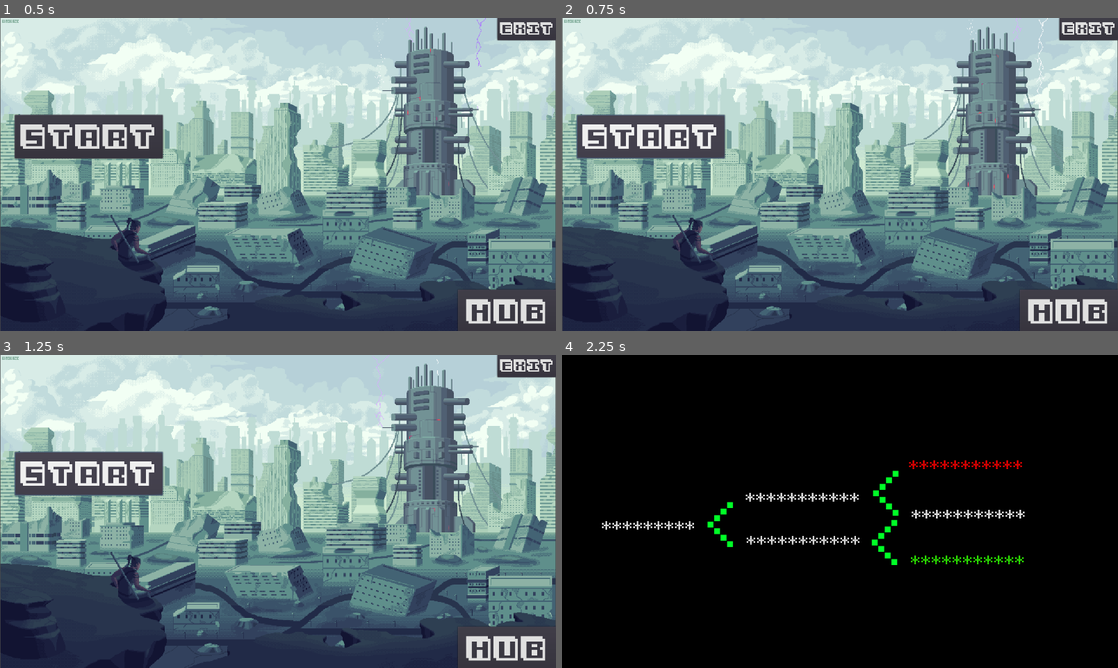
Above: before the commit, frames 1-4 (two rows, left to right).
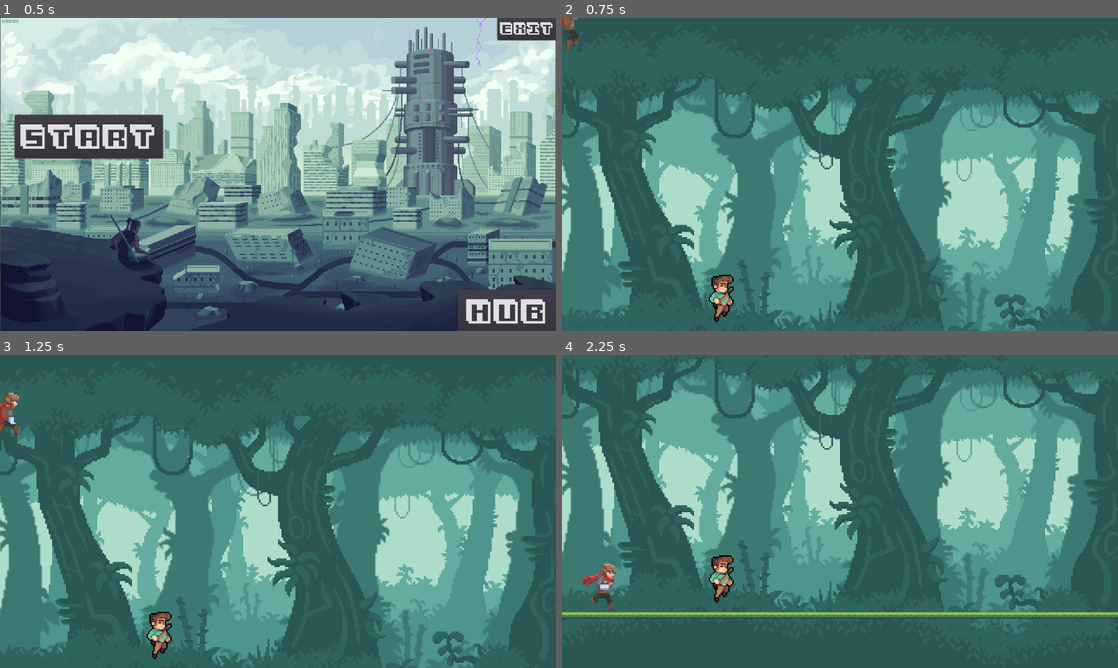
Above: after the commit, the same moments.

Repository: c-louis/TimeSettlers
Game: Godot game, scene res://MainMenu.tscn
The game is run twice, just before and just after one commit, with the same random seed, the same clock (stepped at 60 frames per second) and the same inputs.
Inputs (mouse positions are in pixels of both pictures, inside the frame that each line leads up to):
- Up to frame 1 (0.5 s): no input
- Up to frame 2 (0.75 s): click "Start" at 0.5 s
- Up to frame 3 (1.25 s): no input
- Up to frame 4 (2.25 s): click (650, 473) at 1.25 s, where only the run before the commit has a clickable "Start"; tap Enter at 2 s; hold Right (mov_right) from 2.03 s (still down); tap Space (talk) at 2.1 s

Frame 1 is identical in both runs. In frame 2, 93% of the frame differs, in the area x 0-100%, y 0-100%; in frame 3, 93%; in frame 4, 100%.

Commit message:
[~] Prepare to push

Diff:
--- a/Button_Controll.gd
+++ b/Button_Controll.gd
@@ -16,7 +16,7 @@
 	get_tree().change_scene("res://hub.tscn")
 
 func _on_Start_pressed():
-	pass # Replace with function body.
+	get_tree().change_scene("res://jurassic.tscn")
 
 func _on_exit_pressed():
 	get_tree().quit()
--- a/jurassic.tscn
+++ b/jurassic.tscn
@@ -180,16 +180,14 @@
 "values": [ 8, 9, 10, 11, 12, 13 ]
 }
 
-[sub_resource type="RectangleShape2D" id=8]
+[sub_resource type="RectangleShape2D" id=6]
 extents = Vector2( 29.6228, 63.6602 )
 
 [node name="main" type="Node2D"]
 
 [node name="ParallaxBackground" type="ParallaxBackground" parent="."]
-editor/display_folded = true
 
 [node name="ParallaxLayer1" type="ParallaxLayer" parent="ParallaxBackground"]
-editor/display_folded = true
 light_mask = 131073
 motion_scale = Vector2( 0.1, 1 )
 motion_mirroring = Vector2( 1535.63, 0 )
@@ -200,7 +198,6 @@
 centered = false
 
 [node name="ParallaxLayer2" type="ParallaxLayer" parent="ParallaxBackground"]
-editor/display_folded = true
 light_mask = 131073
 motion_scale = Vector2( 0.3, 1 )
 motion_mirroring = Vector2( 1535.63, 0 )
@@ -221,7 +218,6 @@
 centered = false
 
 [node name="ParallaxLayer4" type="ParallaxLayer" parent="ParallaxBackground"]
-editor/display_folded = true
 light_mask = 131073
 motion_scale = Vector2( 0.7, 1 )
 motion_mirroring = Vector2( 1535.63, 0 )
@@ -242,14 +238,13 @@
 centered = false
 
 [node name="TileMap" type="TileMap" parent="."]
-tile_set = SubResource( 2 )
+tile_set = SubResource( 8 )
 cell_size = Vector2( 32, 32 )
 collision_use_kinematic = true
 format = 1
 tile_data = PoolIntArray( 1441792, 2, 0, 1441793, 2, 0, 1441794, 2, 0, 1441795, 2, 0, 1441796, 2, 0, 1441797, 2, 0, 144 …(1797 unchanged characters)…
 
 [node name="NPC" type="Node2D" parent="."]
-editor/display_folded = true
 position = Vector2( 366.277, 645.251 )
 
 [node name="text_box" type="Sprite" parent="NPC"]
@@ -288,10 +283,9 @@
 
 [node name="CollisionShape2D" type="CollisionShape2D" parent="NPC/Area2D"]
 scale = Vector2( 6.46, 1 )
-shape = SubResource( 3 )
+shape = SubResource( 9 )
 
 [node name="Player2D" type="KinematicBody2D" parent="."]
-editor/display_folded = true
 script = ExtResource( 11 )
 
 [node name="Camera" type="Camera2D" parent="Player2D"]
@@ -317,10 +311,9 @@
 [node name="Hitbox" type="CollisionShape2D" parent="Player2D"]
 visible = false
 position = Vector2( 0, 8 )
-shape = SubResource( 8 )
+shape = SubResource( 6 )
 
 [node name="GUI" type="CanvasLayer" parent="."]
-editor/display_folded = true
 
 [node name="Sprite" type="Sprite" parent="GUI"]
 visible = false
@@ -338,7 +331,4 @@
 custom_colors/default_color = Color( 0, 0, 0, 1 )
 meta_underlined = false
 scroll_active = false
-__meta__ = {
-"_edit_group_": true
-}
 [connection signal="body_entered" from="NPC/Area2D" to="NPC/Area2D" method="_on_Area2D_body_entered"]
--- a/project.godot
+++ b/project.godot
@@ -55,7 +55,6 @@
 
 2d/cell_size=16
 2d/default_gravity=100
-
 window/size/resizable=false
 
 [rendering]
--- a/starting.tscn
+++ b/starting.tscn
@@ -6,6 +6,77 @@
 [ext_resource path="res://assets/destroy_city/png/1/layers/l6_main_houses.png" type="Texture" id=4]
 [ext_resource path="res://assets/destroy_city/png/1/layers/l4_ruin.png" type="Texture" id=5]
 [ext_resource path="res://assets/destroy_city/png/1/layers/l5_ground.png" type="Texture" id=6]
+[ext_resource path="res://script/player.gd" type="Script" id=7]
+[ext_resource path="res://player/adventurer-Sheet.png" type="Texture" id=8]
+
+[sub_resource type="RectangleShape2D" id=1]
+extents = Vector2( 1280, 50 )
+
+[sub_resource type="Animation" id=2]
+length = 10000.0
+step = 0.01
+tracks/0/type = "value"
+tracks/0/path = NodePath("Player:frame")
+tracks/0/interp = 1
+tracks/0/loop_wrap = true
+tracks/0/imported = false
+tracks/0/enabled = true
+tracks/0/keys = {
+"times": PoolRealArray( 0, 0.1, 0.2, 0.3, 0.4, 0.5 ),
+"transitions": PoolRealArray( 1, 1, 1, 1, 1, 1 ),
+"update": 1,
+"values": [ 32, 33, 34, 35, 36, 37 ]
+}
+
+[sub_resource type="Animation" id=3]
+loop = true
+step = 0.01
+tracks/0/type = "value"
+tracks/0/path = NodePath("Player:frame")
+tracks/0/interp = 1
+tracks/0/loop_wrap = true
+tracks/0/imported = false
+tracks/0/enabled = true
+tracks/0/keys = {
+"times": PoolRealArray( 0, 0.25, 0.5, 0.75 ),
+"transitions": PoolRealArray( 1, 1, 1, 1 ),
+"update": 1,
+"values": [ 0, 1, 2, 3 ]
+}
+
+[sub_resource type="Animation" id=4]
+length = 0.9
+step = 0.01
+tracks/0/type = "value"
+tracks/0/path = NodePath("Player:frame")
+tracks/0/interp = 1
+tracks/0/loop_wrap = true
+tracks/0/imported = false
+tracks/0/enabled = true
+tracks/0/keys = {
+"times": PoolRealArray( 0, 0.05, 0.1, 0.15, 0.2, 0.25, 0.31, 0.38, 0.45 ),
+"transitions": PoolRealArray( 1, 1, 1, 1, 1, 1, 1, 1, 1 ),
+"update": 1,
+"values": [ 14, 15, 16, 17, 18, 19, 20, 21, 17 ]
+}
+
+[sub_resource type="Animation" id=5]
+length = 0.6
+tracks/0/type = "value"
+tracks/0/path = NodePath("Player:frame")
+tracks/0/interp = 1
+tracks/0/loop_wrap = true
+tracks/0/imported = false
+tracks/0/enabled = true
+tracks/0/keys = {
+"times": PoolRealArray( 0, 0.1, 0.2, 0.3, 0.4, 0.5 ),
+"transitions": PoolRealArray( 1, 1, 1, 1, 1, 1 ),
+"update": 1,
+"values": [ 8, 9, 10, 11, 12, 13 ]
+}
+
+[sub_resource type="RectangleShape2D" id=6]
+extents = Vector2( 29.6228, 63.6602 )
 
 [node name="destroy_city" type="Node2D"]
 
@@ -14,43 +85,77 @@
 transform = Transform2D( 0.8, 0, 0, 0.8, 0, 0 )
 
 [node name="ParallaxLayer" type="ParallaxLayer" parent="Background"]
-motion_mirroring = Vector2( 1536, 0 )
+motion_mirroring = Vector2( 1920, 0 )
 
 [node name="Sprite" type="Sprite" parent="Background/ParallaxLayer"]
 position = Vector2( 960, 540 )
 texture = ExtResource( 1 )
 
 [node name="ParallaxLayer2" type="ParallaxLayer" parent="Background"]
-motion_mirroring = Vector2( 1536, 0 )
+motion_mirroring = Vector2( 1920, 0 )
 
 [node name="Sprite" type="Sprite" parent="Background/ParallaxLayer2"]
 position = Vector2( 960, 540 )
 texture = ExtResource( 2 )
 
-[node name="ParallaxLayer4" type="ParallaxLayer" parent="Background"]
-motion_mirroring = Vector2( 1536, 0 )
+[node name="back1" type="ParallaxLayer" parent="Background"]
+motion_mirroring = Vector2( 1920, 0 )
 
-[node name="Sprite" type="Sprite" parent="Background/ParallaxLayer4"]
+[node name="Sprite" type="Sprite" parent="Background/back1"]
 position = Vector2( 960, 540 )
 texture = ExtResource( 5 )
 
-[node name="ParallaxLayer5" type="ParallaxLayer" parent="Background"]
-motion_mirroring = Vector2( 1536, 0 )
+[node name="buildings" type="ParallaxLayer" parent="Background"]
+motion_mirroring = Vector2( 6144, 0 )
 
-[node name="Sprite" type="Sprite" parent="Background/ParallaxLayer5"]
+[node name="Sprite" type="Sprite" parent="Background/buildings"]
 position = Vector2( 960, 540 )
 texture = ExtResource( 4 )
 
 [node name="cloud" type="ParallaxLayer" parent="Background"]
-motion_mirroring = Vector2( 1536, 0 )
+motion_mirroring = Vector2( 1920, 0 )
 
 [node name="Sprite" type="Sprite" parent="Background/cloud"]
 position = Vector2( 960, 540 )
 texture = ExtResource( 3 )
 
-[node name="ParallaxLayer6" type="ParallaxLayer" parent="Background"]
-motion_mirroring = Vector2( 1536, 0 )
+[node name="ground" type="ParallaxLayer" parent="Background"]
+motion_mirroring = Vector2( 1920, 0 )
 
-[node name="Sprite" type="Sprite" parent="Background/ParallaxLayer6"]
+[node name="Area2D" type="Area2D" parent="Background/ground"]
+
+[node name="CollisionShape2D" type="CollisionShape2D" parent="Background/ground/Area2D"]
+position = Vector2( 1276.47, 748.451 )
+shape = SubResource( 1 )
+
+[node name="Sprite" type="Sprite" parent="Background/ground/Area2D"]
 position = Vector2( 960, 540 )
 texture = ExtResource( 6 )
+
+[node name="Player2D" type="KinematicBody2D" parent="."]
+script = ExtResource( 7 )
+
+[node name="Camera" type="Camera2D" parent="Player2D"]
+current = true
+limit_left = 0
+limit_top = 0
+limit_bottom = 850
+
+[node name="Animator" type="AnimationPlayer" parent="Player2D"]
+autoplay = "idle"
+anims/falling = SubResource( 2 )
+anims/idle = SubResource( 3 )
+anims/in_air = SubResource( 4 )
+anims/walk = SubResource( 5 )
+
+[node name="Player" type="Sprite" parent="Player2D"]
+scale = Vector2( 4, 4 )
+texture = ExtResource( 8 )
+vframes = 11
+hframes = 7
+frame = 37
+
+[node name="Hitbox" type="CollisionShape2D" parent="Player2D"]
+visible = false
+position = Vector2( 0, 8 )
+shape = SubResource( 6 )
Not shown: 1 places in assets/point_text.tres that only renumber resources
Not shown: 7 places in jurassic.tscn that only renumber resources
Not shown: 1 places in starting.tscn that only renumber resources
